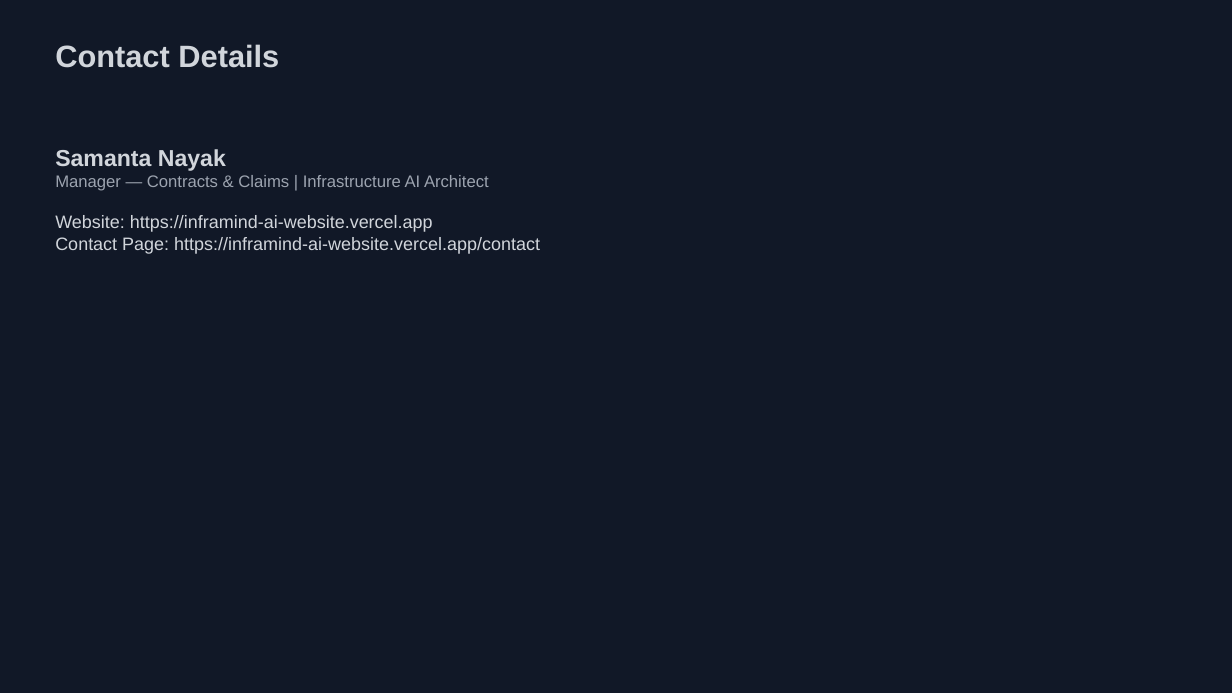
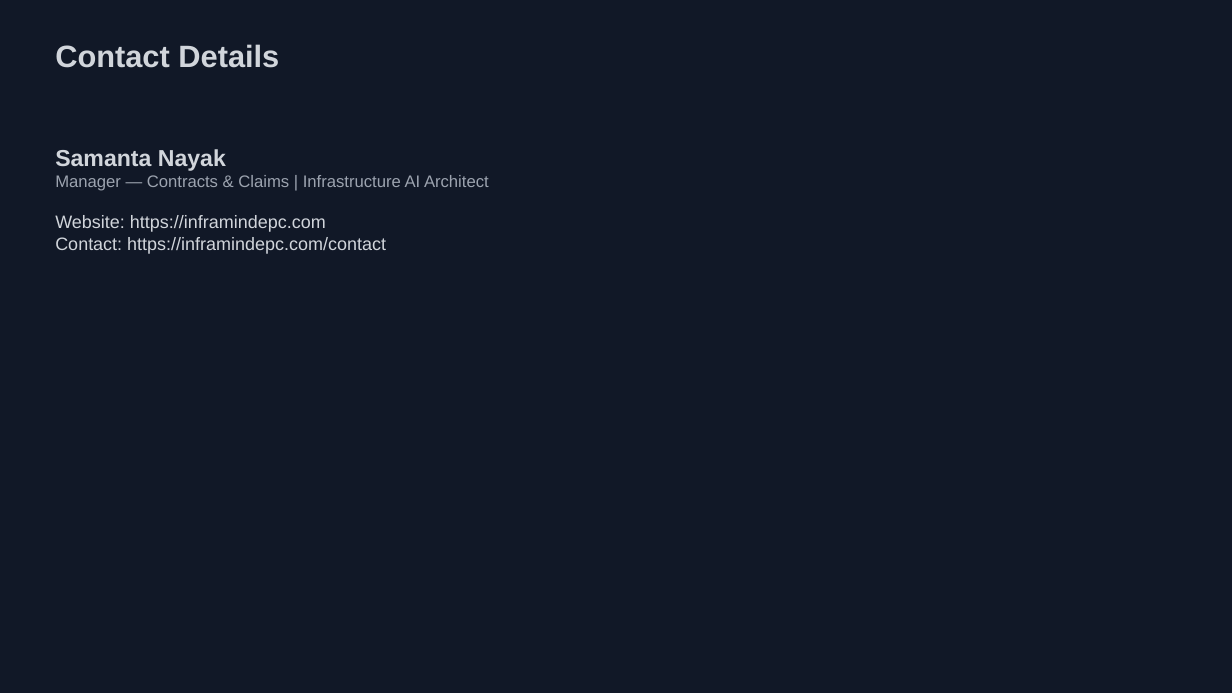
Before and after one commit to samantanayak-code/inframind-ai-website, a slide deck: slide 6 of public/downloads/capability-statement.pptx. Drawn at 1232x693 pixels with LibreOffice and Linux fonts; fonts in the diff are those of the drawing. Boxes give left, top, right and bottom in pixels: in the first picture for what was removed or moved away, otherwise in the second. Text is boxed around its words. In the diff, an @@ line names an element or a change of style, - is before the commit and + after.

```diff
--- a/public/downloads/capability-statement.pptx
+++ b/public/downloads/capability-statement.pptx
@@ text at [55, 149, 489, 254]: text changed @@
-Samanta Nayak
-Manager — Contracts & Claims | Infrastructure AI Architect
-Website: https://inframind-ai-website.vercel.app
-Contact Page: https://inframind-ai-website.vercel.app/contact
+Samanta Nayak
+Manager — Contracts & Claims | Infrastructure AI Architect
+Website: https://inframindepc.com
+Contact: https://inframindepc.com/contact
```
Also in this commit, not shown: 59 other files.
